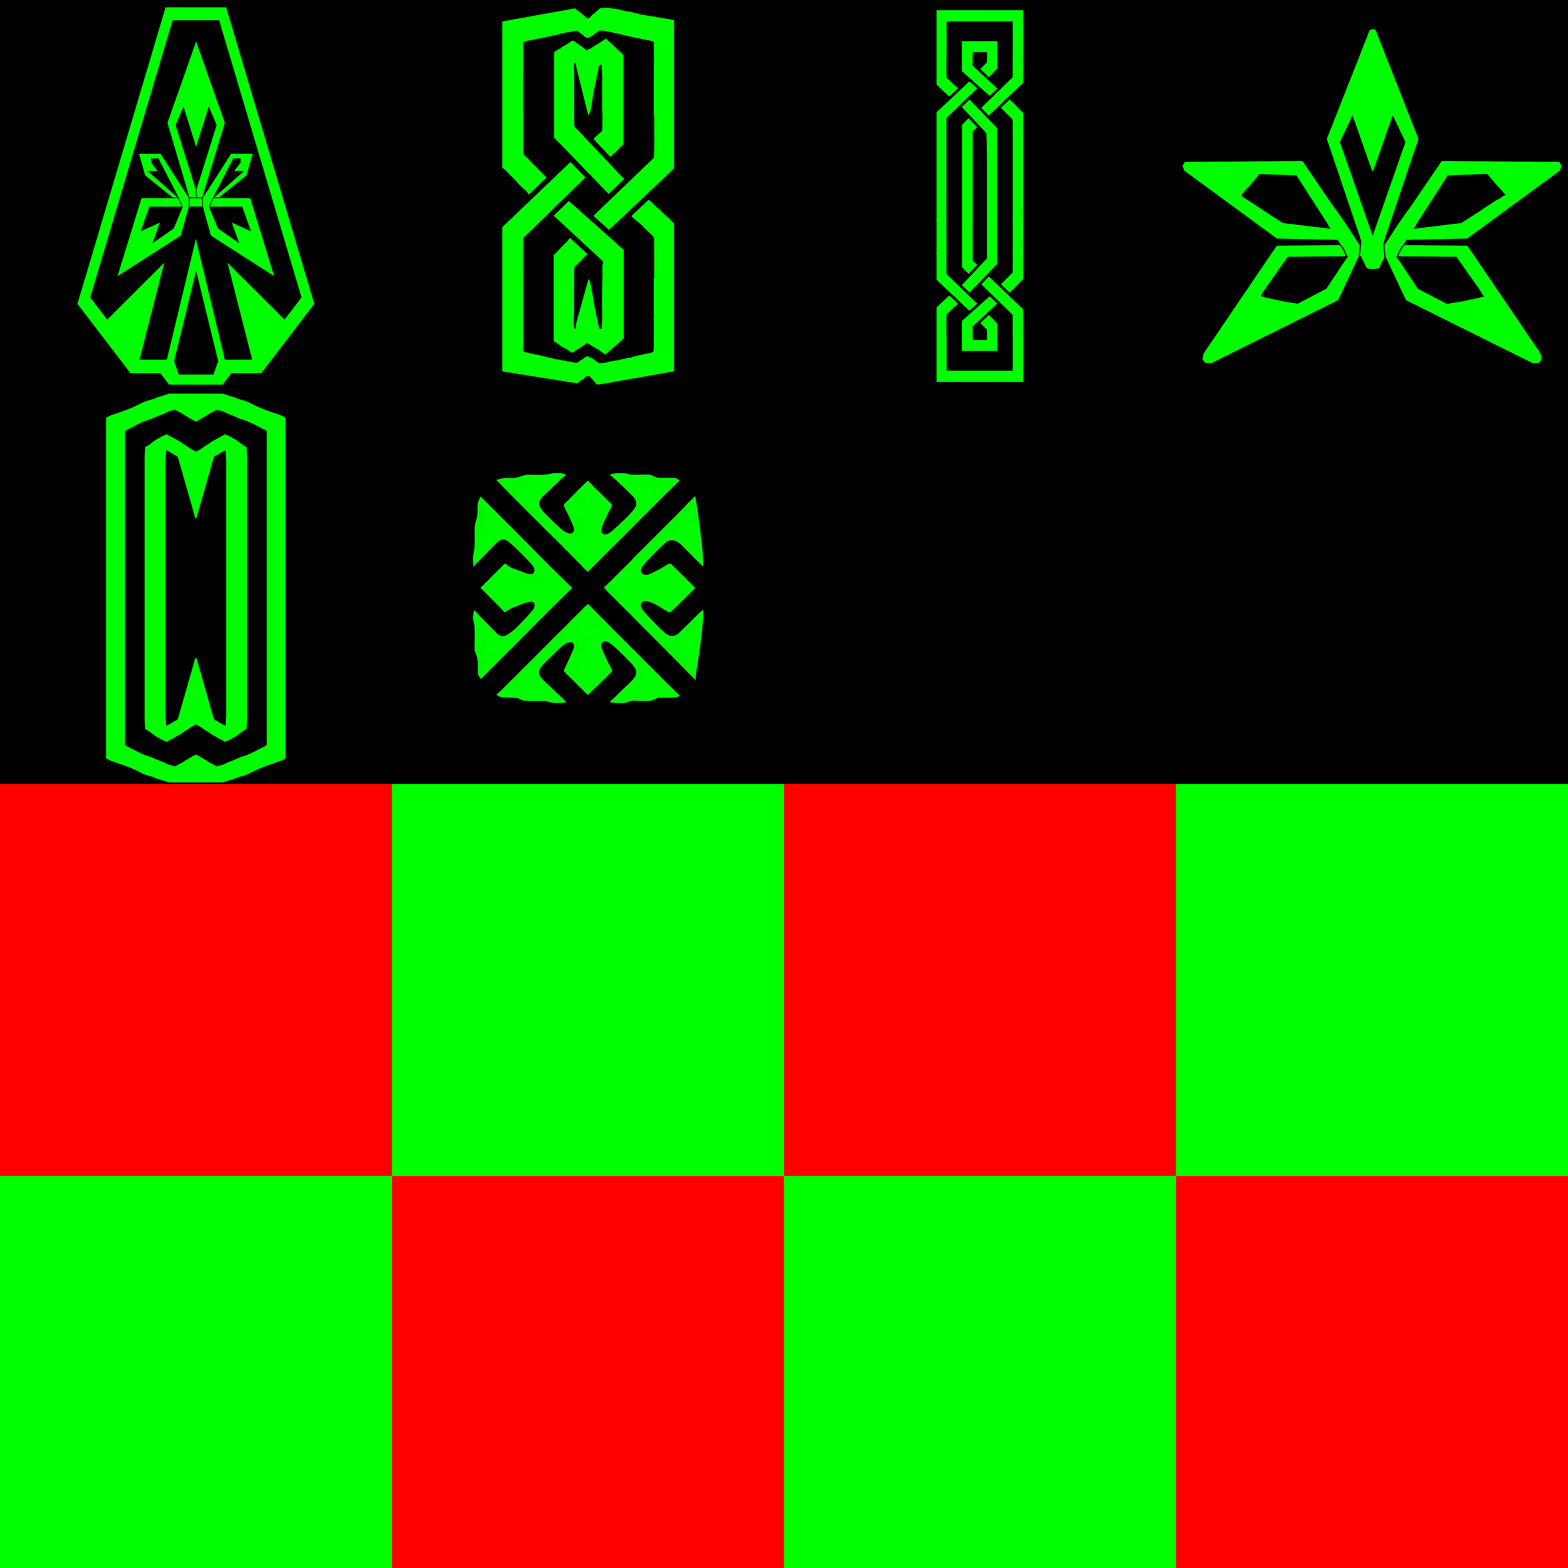
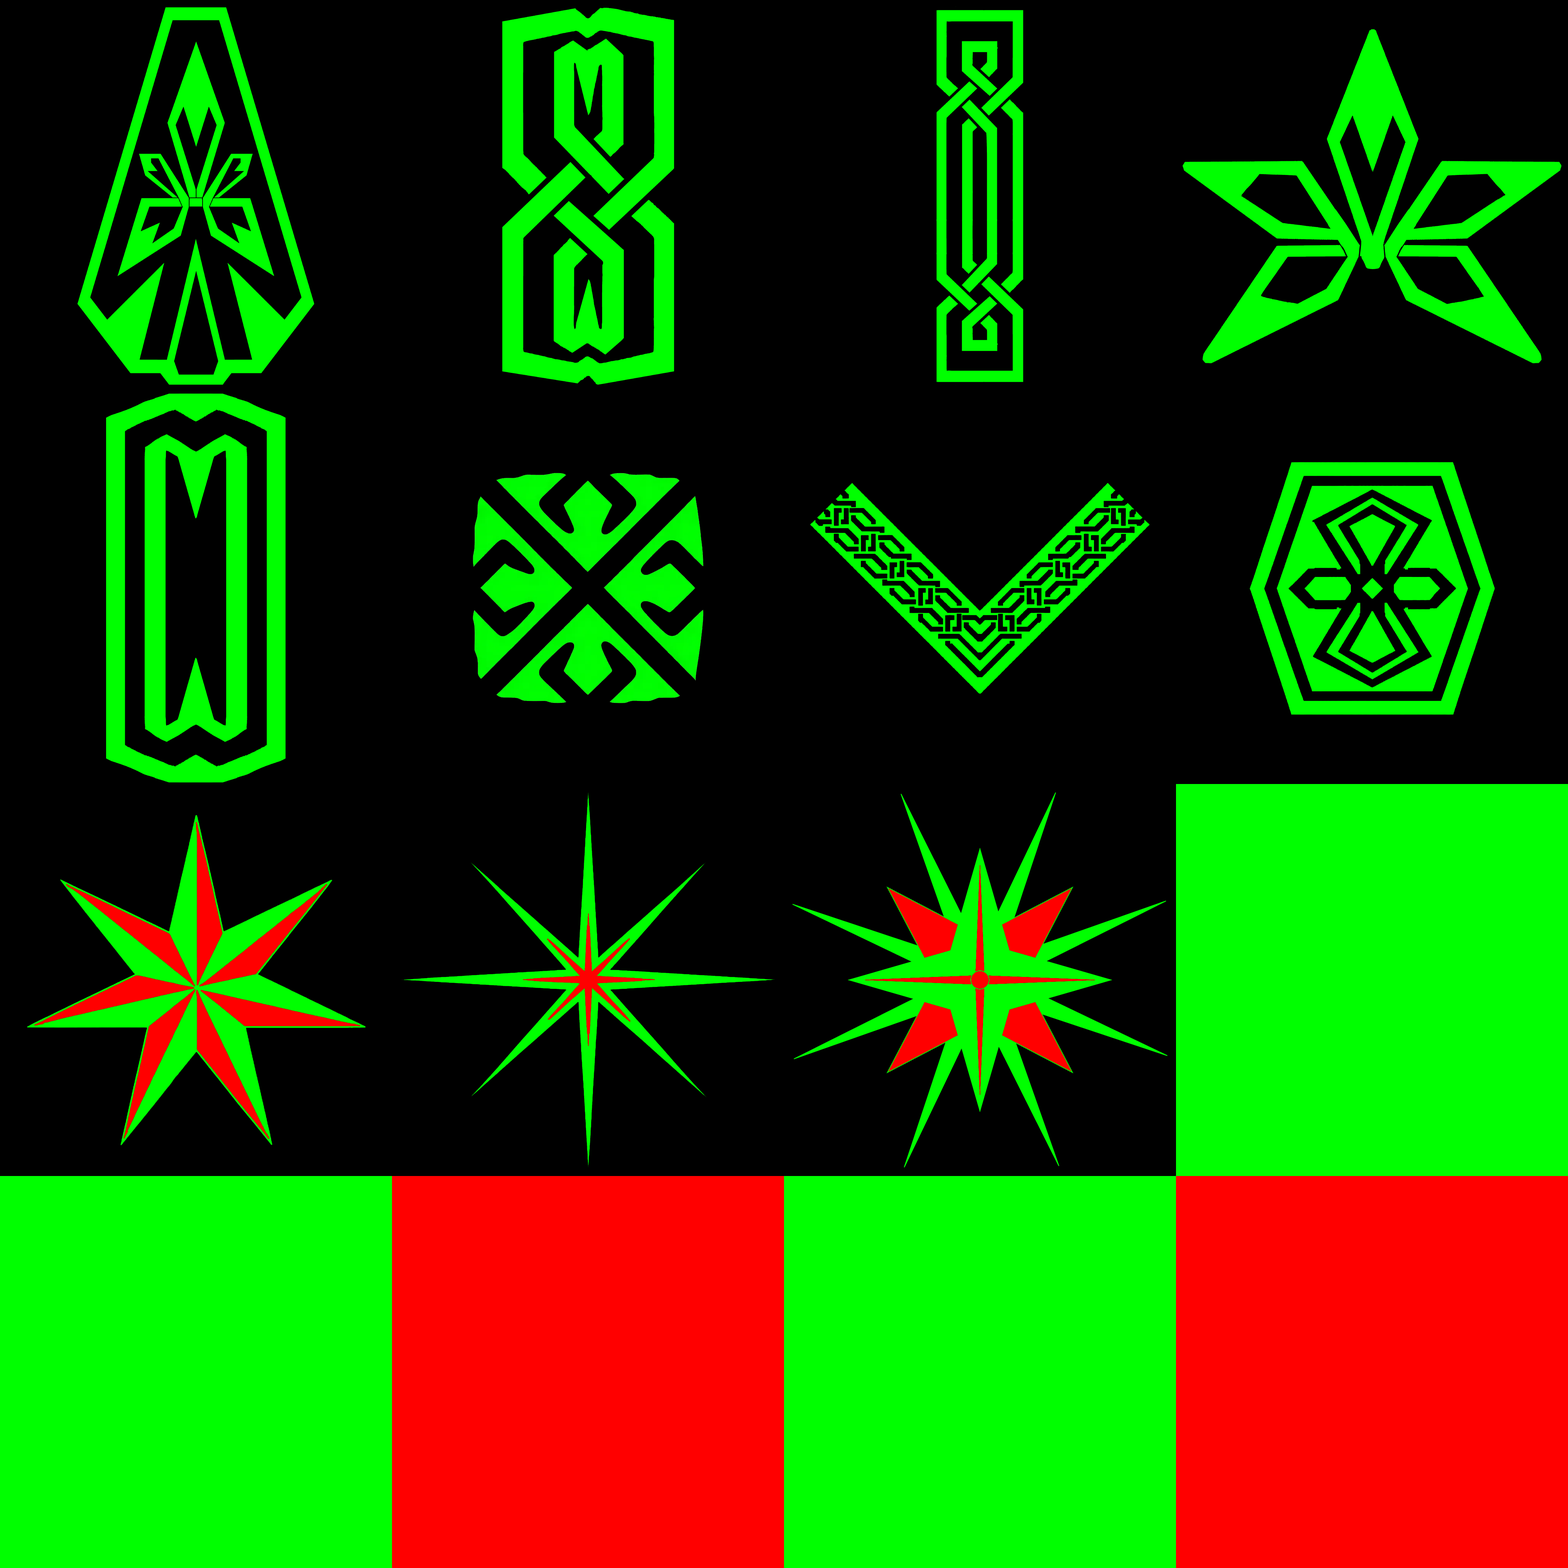
Revision of a layered 1568 x 1568 image; what changed, layer by layer:
added layer "RezFixer_result" (1st of 5) above "RezFixer_result" over box(26, 814, 366, 1146)
added layer "RezFixer_result" (2nd of 5) above "RezFixer_result" over box(1249, 462, 1495, 715)
added layer "ce_dwarven_star_02" in group "Rectangles" over box(792, 792, 1168, 1168)
hid "Rectangle 2" (3rd of 16, in "Rectangles") over box(784, 784, 1176, 1176)
hid "Rectangle 2" (4th of 16, in "Rectangles") over box(0, 784, 392, 1176)
added layer "RezFixer_result" (4th of 5, in "Rectangles") in group "Rectangles" over box(400, 792, 776, 1168)
hid "Rectangle 2" (8th of 16, in "Rectangles") over box(392, 784, 784, 1176)
added layer "RezFixer_result" (5th of 5, in "Rectangles") in group "Rectangles" over box(810, 482, 1150, 694)